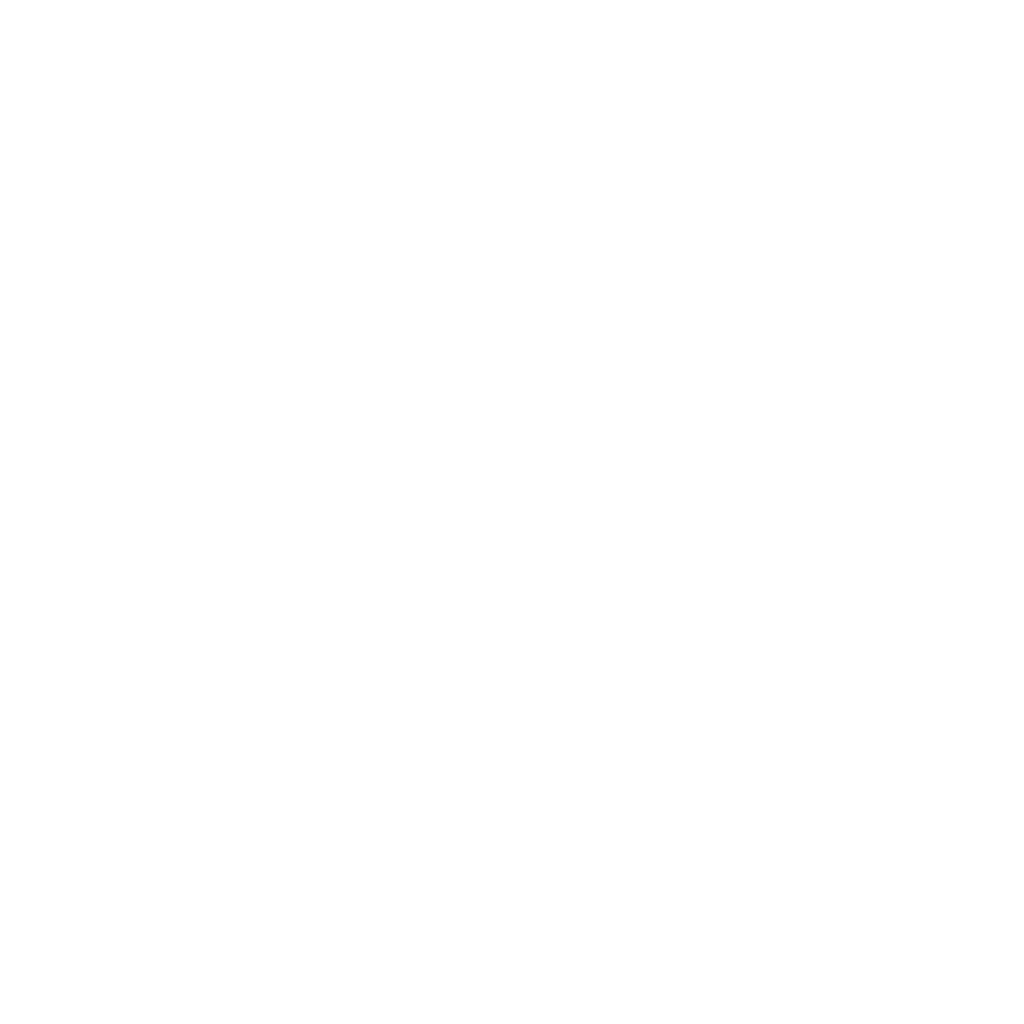
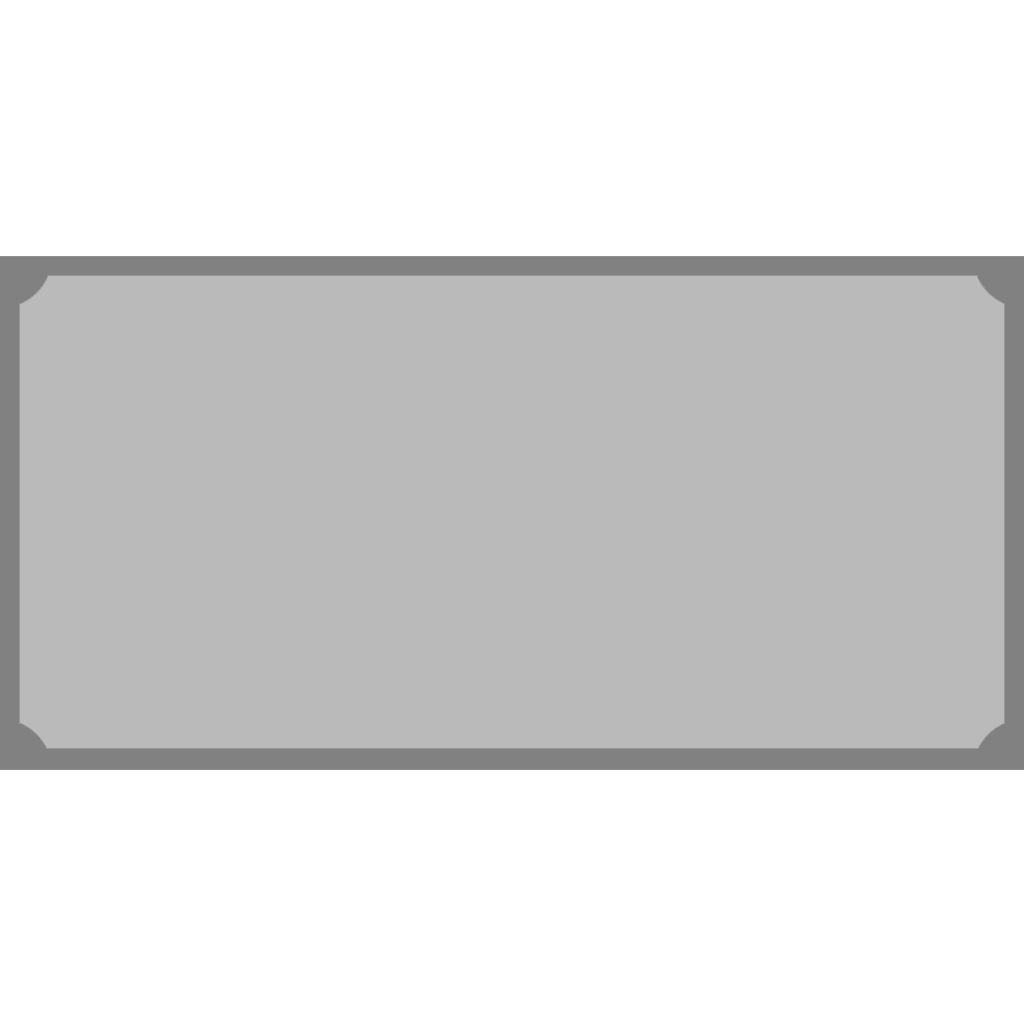
Layered file, before and after one edit (w=1024, h=1024). Changes by layer:
added layer "Livello 1" (80%) above "Money_BG" over [19, 275, 1005, 749]
added layer "Money_BG" (80%) above "Arrow" over [0, 256, 1024, 770]
